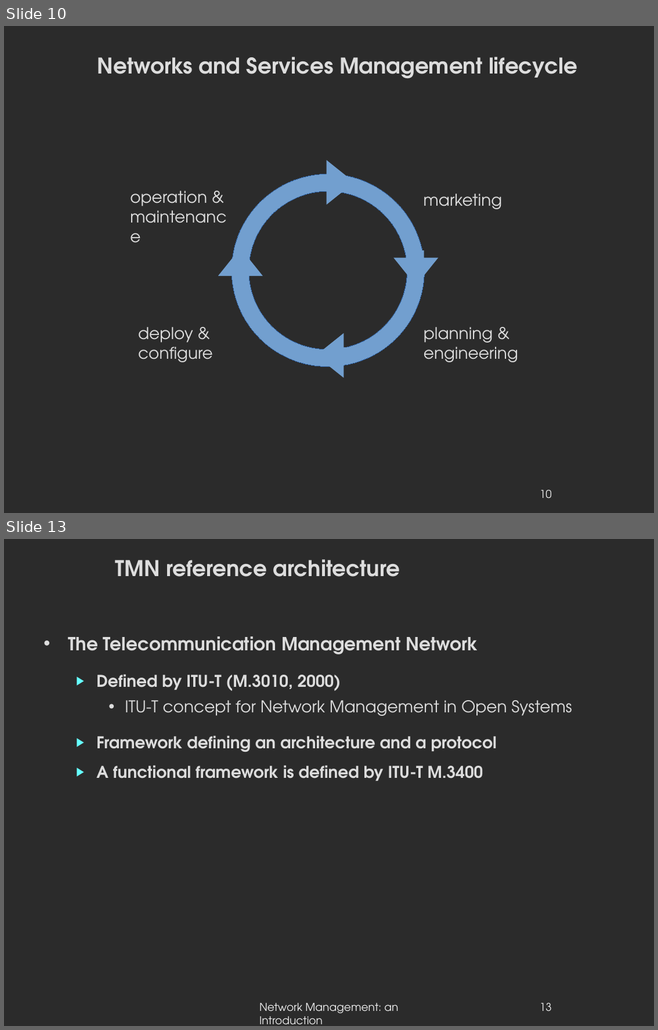
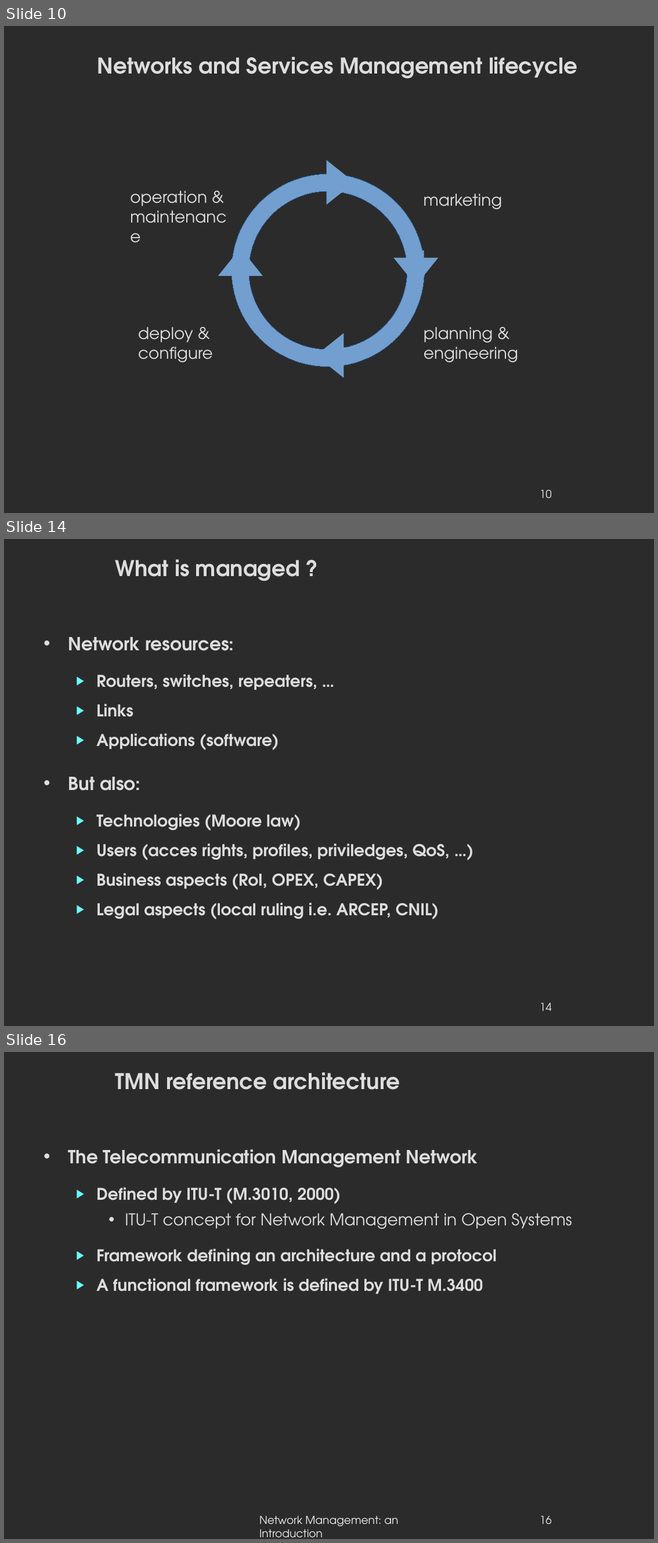
Before and after one commit to danielausparis/globals-3.00, a slide deck: globals-v3.00.odp. Shown one above the other, each under a label of ours: slides 10 and 13 before the commit, slides 10, 14 and 16 after it; the slides between them are not shown. The pictures are 658x1030 and 658x1543 pixels, drawn with LibreOffice and Linux fonts; fonts in the diff are those of the drawing; background and template pictures are left out; a plain dark background stands for a picture behind light text. Boxes give left, top, right and bottom in pixels: in the first picture for what was removed or moved away, otherwise in the second. Text is boxed around its words. In the diff, an @@ line names an element or a change of style, - is before the commit and + after.

```diff
--- a/globals-v3.00.odp
+++ b/globals-v3.00.odp
@@ slide 14 added at (4, 539, 654, 1026), background picture (left out) @@
@@ title added at (115, 559, 300, 581), 24 pt, text #DDDDDD, bold @@
+What is managed ?
@@ text added at (68, 637, 449, 919), 18 pt, text #DDDDDD, bold @@
+• Network resources:
+  ▶ Routers, switches, repeaters, …
+  ▶ Links
+  ▶ Applications (software)
+• But also:
+  ▶ Technologies (Moore law)
+  ▶ Users (acces rights, profiles, priviledges, QoS, …)
+  ▶ Business aspects (RoI, OPEX, CAPEX)
+  ▶ Legal aspects (local ruling i.e. ARCEP, CNIL)
@@ page number added at (539, 1003, 552, 1011), 12 pt, text #EEEEEE @@
+14
@@ what was slide 13 is now slide 16 @@
@@ page number at (539, 1516, 552, 1524): text changed @@
-13
+16
```
Also in this commit, not shown: 4 slides changed, 42 other slides added.
